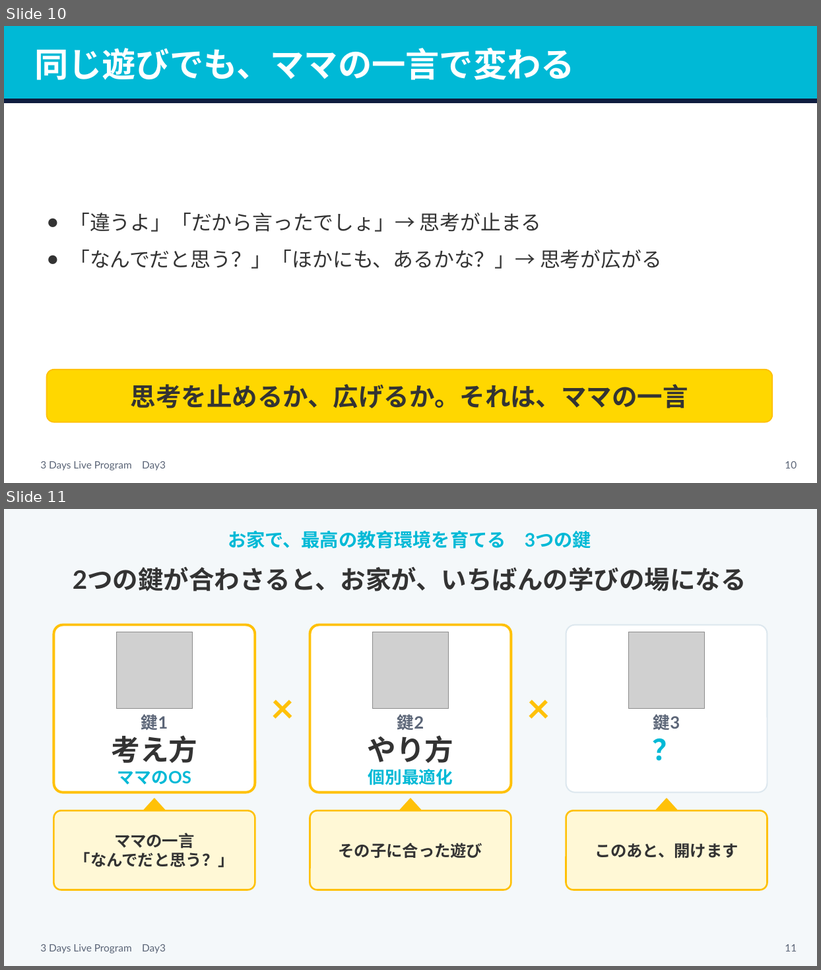
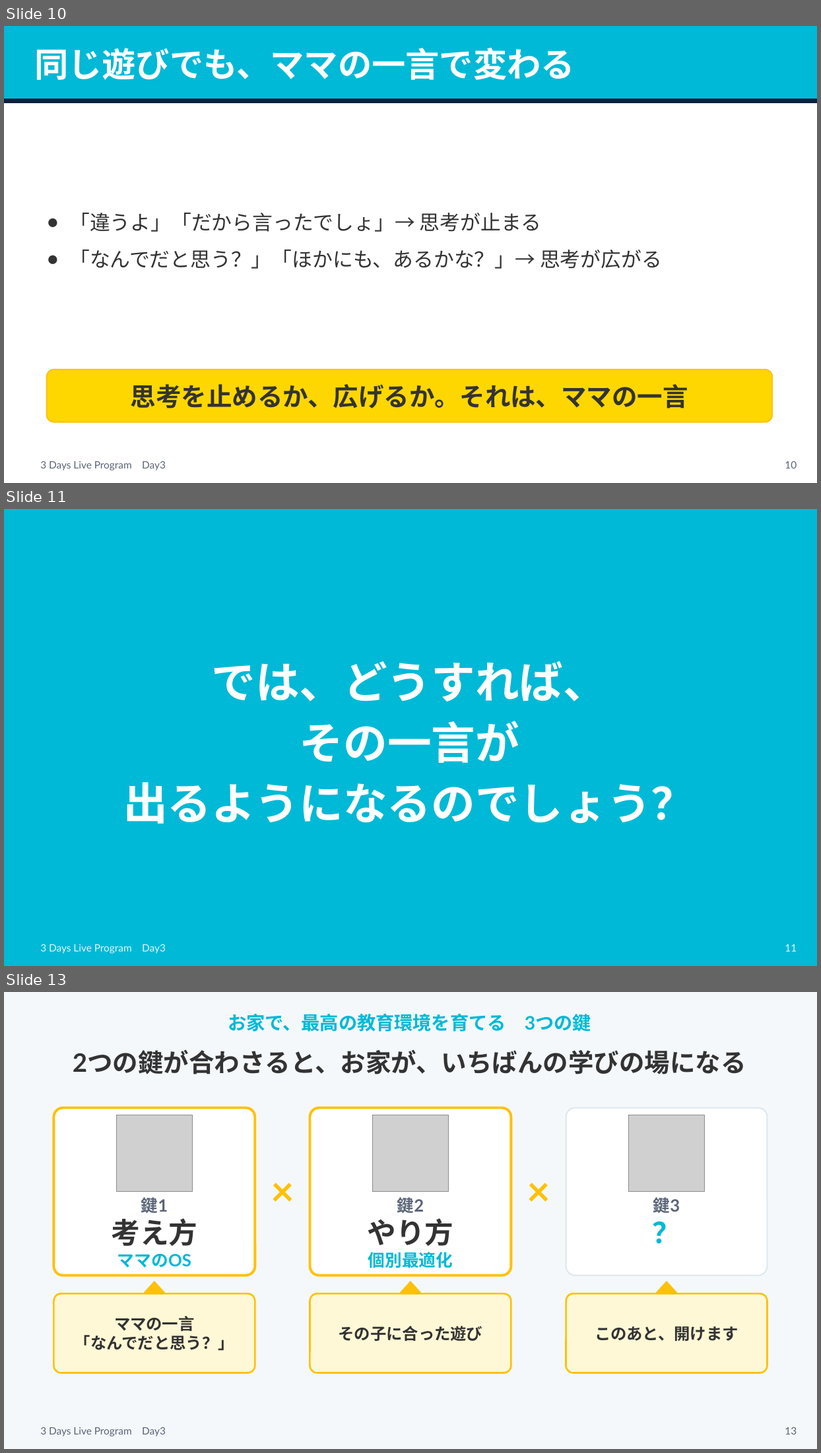
Before and after one commit to tanakayuc/static-pages, a slide deck: pigmarion-homeinter-3days-live/day3/v2/homeinter-day3-v2.pptx. Shown one above the other, each under a label of ours: slides 10 and 11 before the commit, slides 10, 11 and 13 after it; the slides between them are not shown. The pictures are 821x970 and 821x1453 pixels, drawn with LibreOffice and Linux fonts; fonts in the diff are those of the drawing; grey boxes stand for pictures. Boxes give left, top, right and bottom in pixels: in the first picture for what was removed or moved away, otherwise in the second. Text is boxed around its words. In the diff, an @@ line names an element or a change of style, - is before the commit and + after.

Commit message:
pigmarion-homeinter-3days-live: Day3に、一言が変わる理由（8つの魔法の言葉ワーク）と、伴走してくれる先生の枚を足した（田中さんの指示）

```diff
--- a/pigmarion-homeinter-3days-live/day3/v2/homeinter-day3-v2.pptx
+++ b/pigmarion-homeinter-3days-live/day3/v2/homeinter-day3-v2.pptx
@@ slide 11 added at bbox=[4, 509, 817, 966], background #00B9D6 @@
@@ text added at bbox=[123, 661, 696, 824], 52 pt, text #FFFFFF, bold @@
+では、どうすれば、
+その一言が
+出るようになるのでしょう？
@@ text added at bbox=[40, 945, 166, 954], 12 pt, text #E0F7FA @@
+3 Days Live Program Day3
@@ page number added at bbox=[785, 945, 797, 952], 12 pt, text #E0F7FA @@
+11
@@ what was slide 11 is now slide 13 @@
@@ page number at bbox=[785, 1428, 797, 1435]: text changed @@
-11
+13
```
Also in this commit, not shown: 2 slides changed, 2 other slides added, 40 other files.
